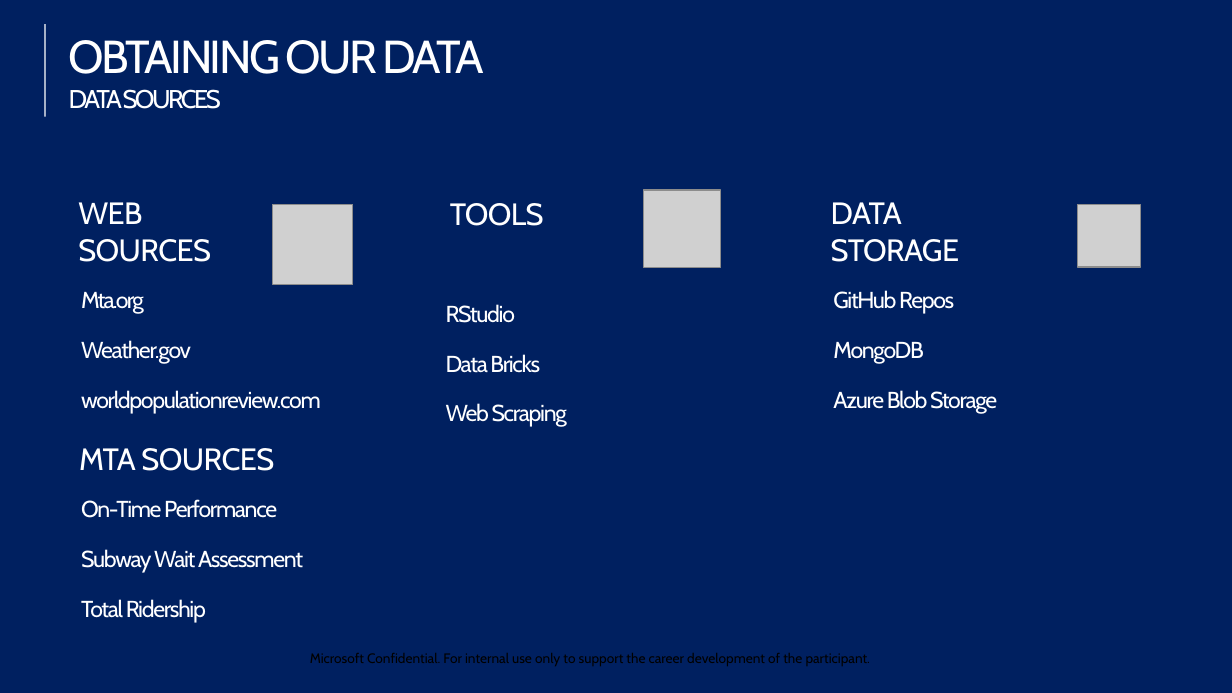
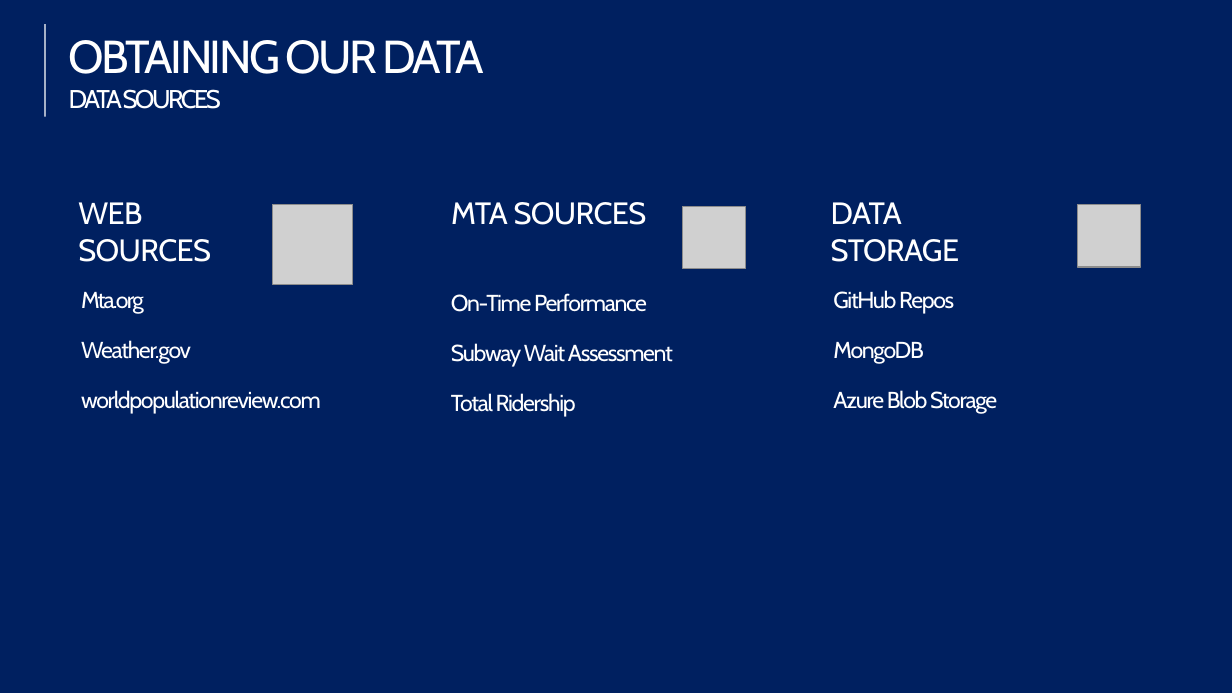
Before and after one commit to dapolloxp/607-finalproject, a slide deck: slide 3 of 607 Final Project.pptx (slide 2 before the commit). Drawn at 1232x693 pixels with LibreOffice and Linux fonts; fonts in the diff are those of the drawing; grey boxes stand for pictures. Boxes give left, top, right and bottom in pixels: in the first picture for what was removed or moved away, otherwise in the second. Text is boxed around its words. In the diff, an @@ line names an element or a change of style, - is before the commit and + after.

Commit message:
updated powerpoint deck

```diff
--- a/607 Final Project.pptx
+++ b/607 Final Project.pptx
@@ text "MTA SOURCES": place and size @@
-text "MTA SOURCES" at bbox=[79, 448, 274, 471]
+text "MTA SOURCES" at bbox=[451, 202, 647, 225]
@@ text removed at bbox=[450, 203, 544, 226] @@
-TOOLS
@@ picture removed at bbox=[643, 190, 721, 267] @@
@@ picture added at bbox=[683, 206, 745, 269] @@
@@ text "On-Time Performance": place and size @@
-text "On-Time Performance" at bbox=[81, 499, 303, 623]
+text "On-Time Performance" at bbox=[451, 293, 673, 417]
@@ text removed at bbox=[446, 304, 567, 427] @@
-RStudio
-Data Bricks
-Web Scraping
@@ rectangle added at bbox=[286, 632, 877, 681], fill #002060 @@
```
Also in this commit, not shown: 3 other slides changed, 1 slide added.
